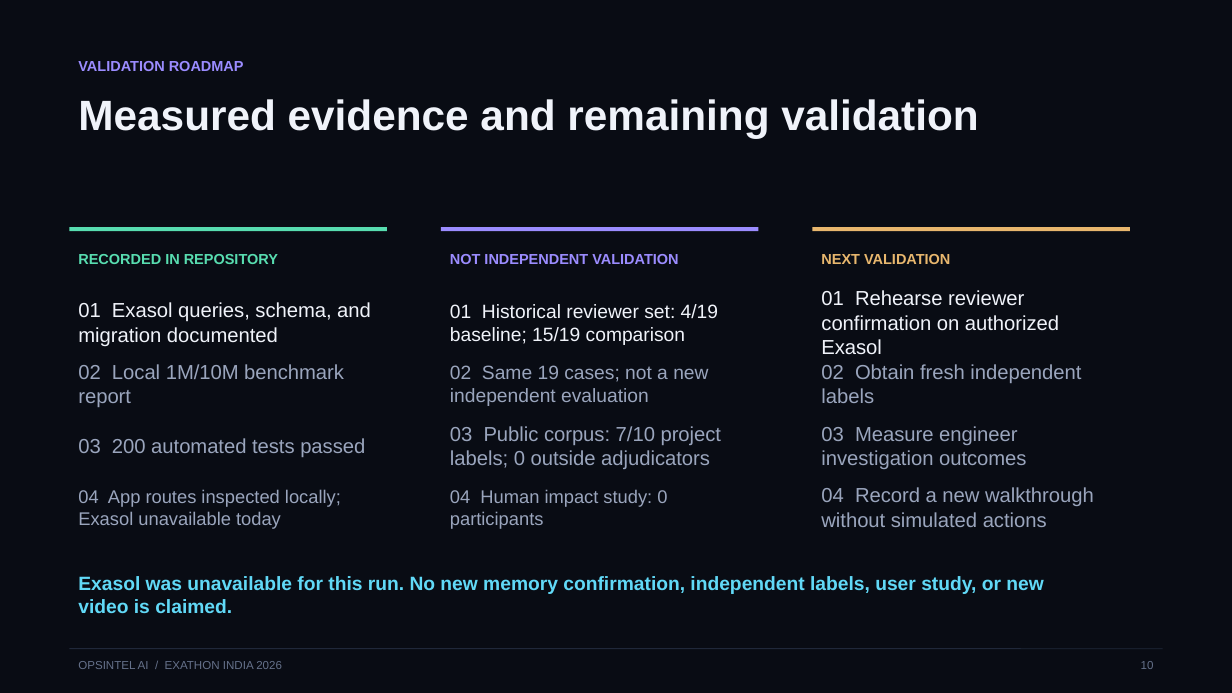
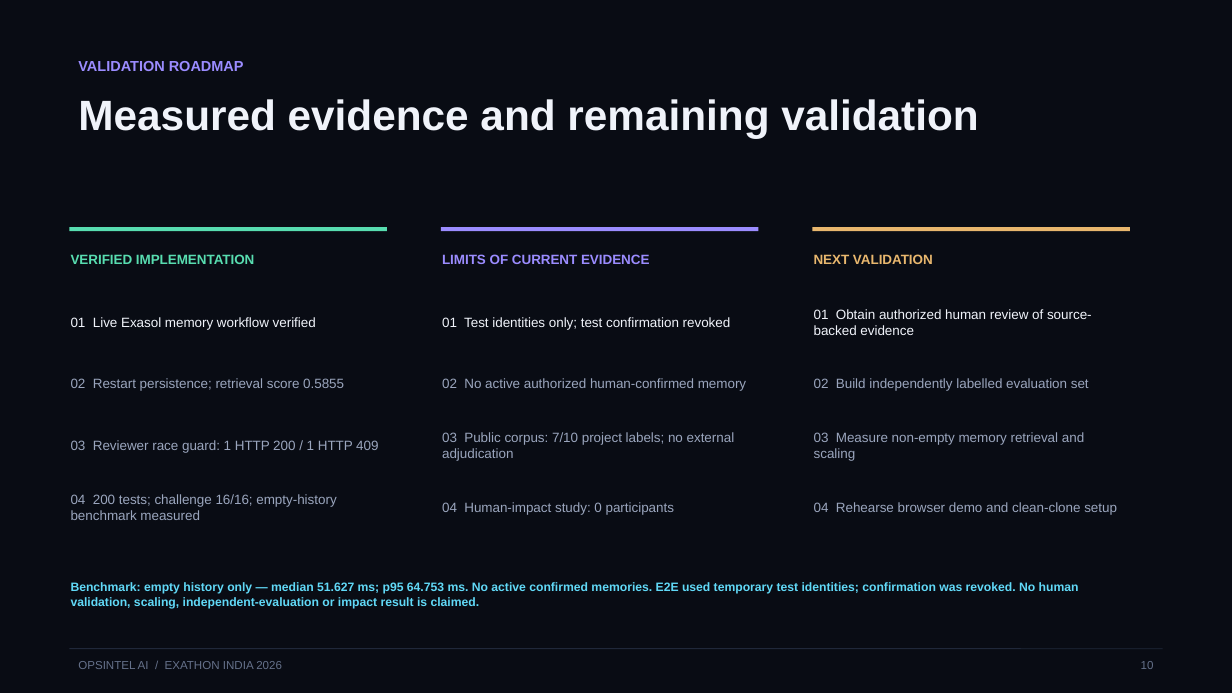
Before and after one commit to Anafa-thabassum/opsintel-ai, a slide deck: slide 10 of submission/opsintel-ai-pitch-deck.pptx. Drawn at 1232x693 pixels with LibreOffice and Linux fonts; fonts in the diff are those of the drawing. Boxes give left, top, right and bottom in pixels: in the first picture for what was removed or moved away, otherwise in the second. Text is boxed around its words. In the diff, an @@ line names an element or a change of style, - is before the commit and + after.

Commit message:
update in ppt and pdf

```diff
--- a/submission/opsintel-ai-pitch-deck.pptx
+++ b/submission/opsintel-ai-pitch-deck.pptx
@@ text at (71, 254, 254, 264): text changed; size 11.2 to 10.5 pt @@
-RECORDED IN REPOSITORY
+VERIFIED IMPLEMENTATION
@@ text at (442, 254, 649, 264): text changed; size 11.2 to 10.5 pt @@
-NOT INDEPENDENT VALIDATION
+LIMITS OF CURRENT EVIDENCE
@@ text "NEXT VALIDATION" at (814, 254, 933, 264): size 11.2 to 10.5 pt; more space between paragraphs @@
@@ text at (71, 317, 316, 330): text changed; size 15.8 to 10.5 pt @@
-01 Exasol queries, schema, and migration documented
+01 Live Exasol memory workflow verified
@@ text at (442, 317, 731, 330): text changed; size 15 to 10.5 pt @@
-01 Historical reviewer set: 4/19 baseline; 15/19 comparison
+01 Test identities only; test confirmation revoked
@@ text at (814, 309, 1092, 335): text changed; size 15.8 to 10.5 pt @@
-01 Rehearse reviewer confirmation on authorized Exasol
+01 Obtain authorized human review of source-backed evidence
@@ text at (71, 378, 344, 391): text changed; size 15.8 to 10.5 pt @@
-02 Local 1M/10M benchmark report
+02 Restart persistence; retrieval score 0.5855
@@ text at (442, 378, 746, 391): text changed; size 15 to 10.5 pt @@
-02 Same 19 cases; not a new independent evaluation
+02 No active authorized human-confirmed memory
@@ text at (814, 378, 1089, 391): text changed; size 15.8 to 10.5 pt @@
-02 Obtain fresh independent labels
+02 Build independently labelled evaluation set
@@ text at (71, 440, 378, 453): text changed; size 15.8 to 10.5 pt @@
-03 200 automated tests passed
+03 Reviewer race guard: 1 HTTP 200 / 1 HTTP 409
@@ text at (442, 432, 735, 461): text changed; size 15.8 to 10.5 pt @@
-03 Public corpus: 7/10 project labels; 0 outside adjudicators
+03 Public corpus: 7/10 project labels; no external adjudication
@@ text at (814, 432, 1084, 461): text changed; size 15.8 to 10.5 pt @@
-03 Measure engineer investigation outcomes
+03 Measure non-empty memory retrieval and scaling
@@ text at (71, 494, 336, 520): text changed; size 14.2 to 10.5 pt @@
-04 App routes inspected locally; Exasol unavailable today
+04 200 tests; challenge 16/16; empty-history benchmark measured
@@ text at (442, 502, 674, 515): text changed; size 14.2 to 10.5 pt @@
-04 Human impact study: 0 participants
+04 Human-impact study: 0 participants
@@ text at (814, 502, 1117, 515): text changed; size 15.8 to 10.5 pt @@
-04 Record a new walkthrough without simulated actions
+04 Rehearse browser demo and clean-clone setup
@@ text at (71, 582, 1079, 609): text changed; size 15 to 9.5 pt @@
-Exasol was unavailable for this run. No new memory confirmation, independent labels, user study, or new video is claimed.
+Benchmark: empty history only — median 51.627 ms; p95 64.753 ms. No active confirmed memories. E2E used temporary test identities; confirmation was revoked. No human validation, scaling, independent-evaluation or impact result is claimed.
```
Also in this commit, not shown: 1 other slide changed, 1 other file.
